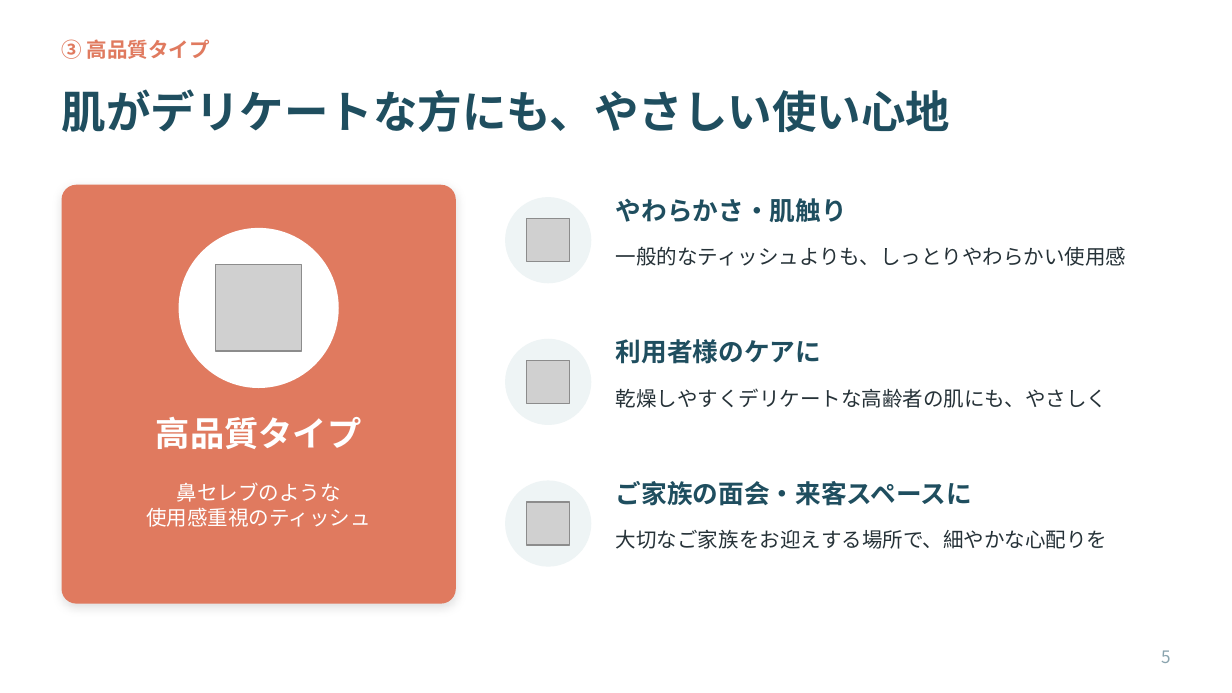
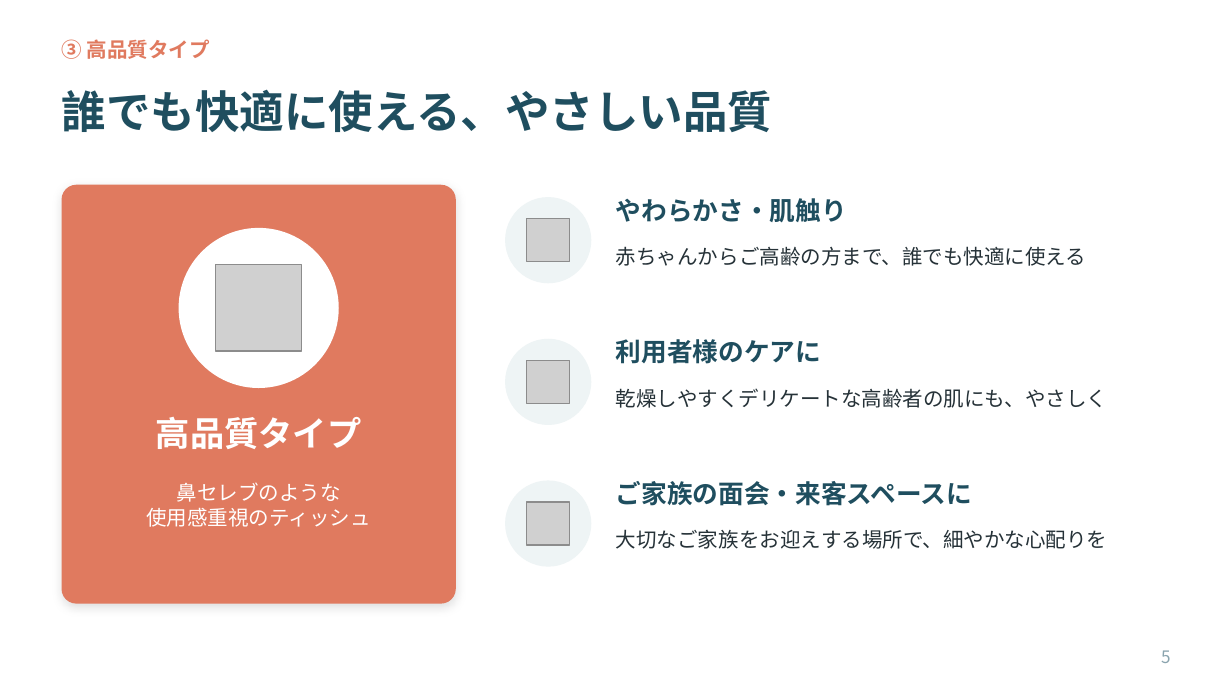
Before and after one commit to ha19870907-a11y/turbo-disco, a slide deck: slide 5 of tissue_sales_roleplay.pptx. Drawn at 1232x693 pixels with LibreOffice and Linux fonts; fonts in the diff are those of the drawing; grey boxes stand for pictures. Boxes give left, top, right and bottom in pixels: in the first picture for what was removed or moved away, otherwise in the second. Text is boxed around its words. In the diff, an @@ line names an element or a change of style, - is before the commit and + after.

```diff
--- a/tissue_sales_roleplay.pptx
+++ b/tissue_sales_roleplay.pptx
@@ title at [62, 89, 773, 132]: text changed @@
-肌がデリケートな方にも、やさしい使い心地
+誰でも快適に使える、やさしい品質
@@ text at [616, 246, 1086, 266]: text changed @@
-一般的なティッシュよりも、しっとりやわらかい使用感
+赤ちゃんからご高齢の方まで、誰でも快適に使える
```
Also in this commit, not shown: 2 other slides changed.
